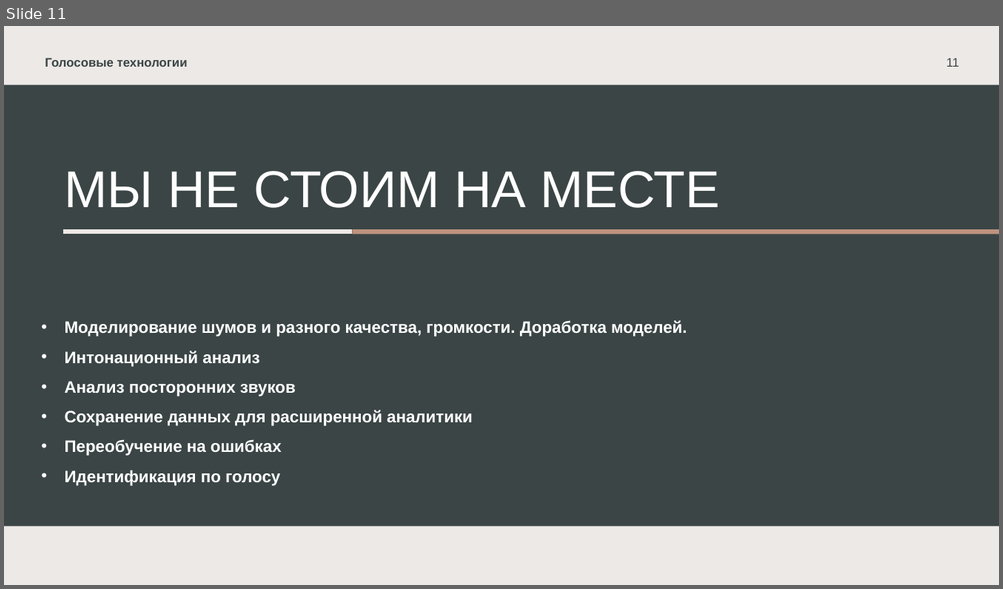
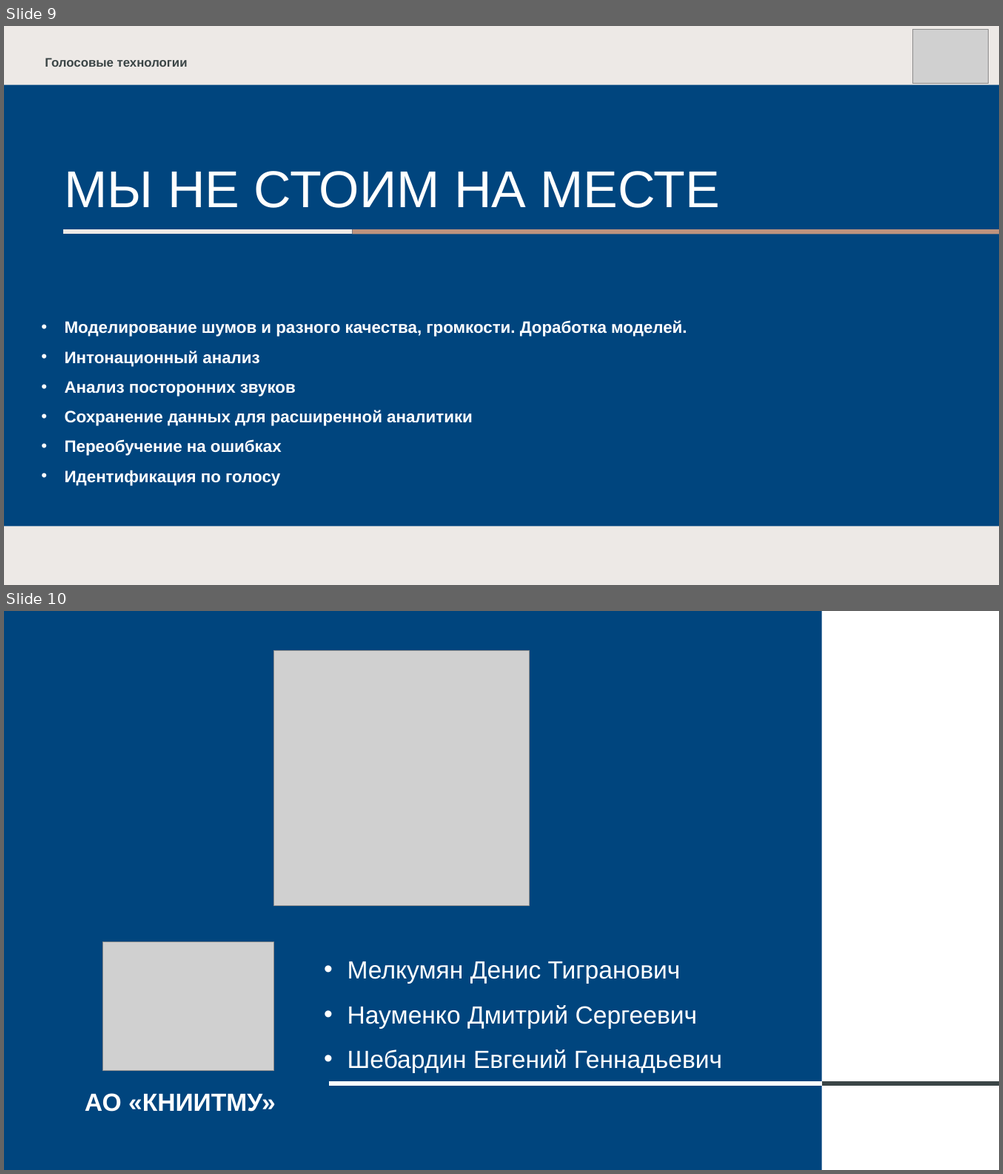
Before and after one commit to dmitrii-naumenko/Pet_SST_NLP, a slide deck: Презентация.pptx. Shown one above the other, each under a label of ours: slide 11 before the commit, slides 9 and 10 after it. The pictures are 1003x589 and 1003x1174 pixels, drawn with LibreOffice and Linux fonts; fonts in the diff are those of the drawing; grey boxes stand for pictures. Boxes give left, top, right and bottom in pixels: in the first picture for what was removed or moved away, otherwise in the second. Text is boxed around its words. In the diff, an @@ line names an element or a change of style, - is before the commit and + after.

```diff
--- a/Презентация.pptx
+++ b/Презентация.pptx
@@ slide 10 added at bbox=[4, 611, 999, 1170], background #FFFFFF @@
@@ rectangle added at bbox=[4, 611, 822, 1170], fill #00457E @@
@@ picture added at bbox=[274, 651, 529, 906] @@
@@ picture added at bbox=[102, 943, 274, 1071] @@
@@ text added at bbox=[347, 962, 722, 1073], 24 pt, text #FFFFFF @@
+• Мелкумян Денис Тигранович
+• Науменко Дмитрий Сергеевич
+• Шебардин Евгений Геннадьевич
@@ text added at bbox=[85, 1093, 276, 1112], 24 pt, text #FFFFFF, bold @@
+АО «КНИИТМУ»
@@ line added from (329, 1084) to (822, 1084), #FFFFFF 4.5 pt @@
@@ line added from (822, 1084) to (999, 1084), #3B4546 4.5 pt @@
@@ what was slide 11 is now slide 9 @@
@@ slide 9 changed as well @@
@@ picture added at bbox=[913, 30, 988, 84] @@
@@ page number removed at bbox=[946, 58, 959, 67] @@
-11
@@ rectangle at bbox=[4, 85, 999, 527]: fill #3B4546 to #00457E @@
```
Also in this commit, not shown: 8 other slides changed, 3 slides removed.
